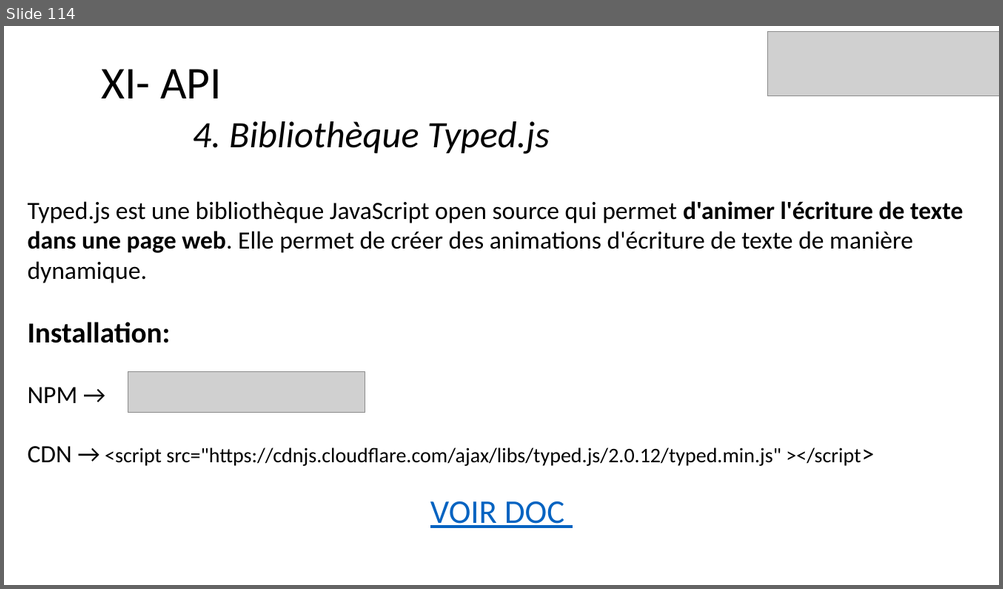
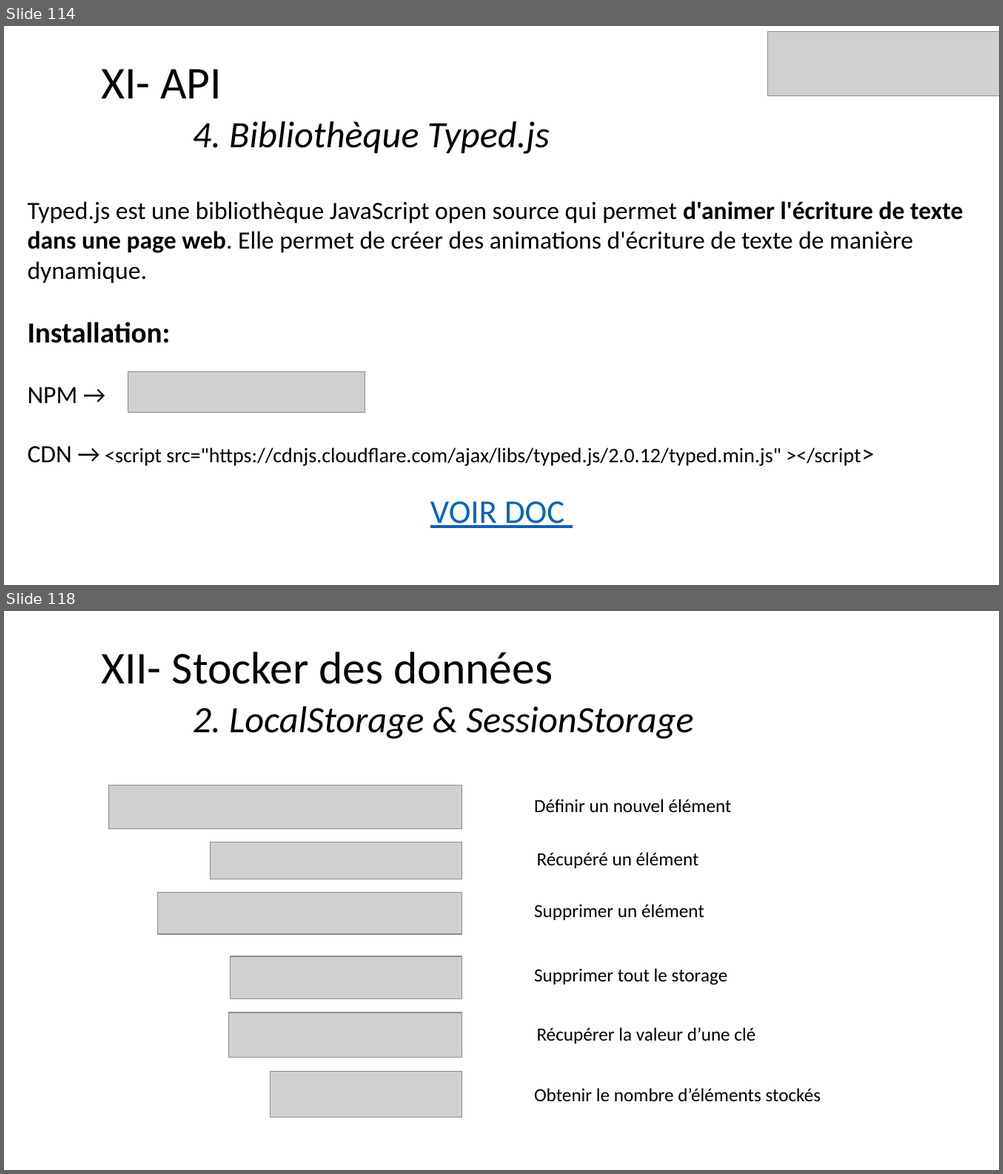
Before and after one commit to ArMb57/JavaScript, a slide deck: cours.pptx. Shown one above the other, each under a label of ours: slide 114 before the commit, slides 114 and 118 after it; the slides between them are not shown. The pictures are 1003x589 and 1003x1174 pixels, drawn with LibreOffice and Linux fonts; fonts in the diff are those of the drawing; grey boxes stand for pictures. Boxes give left, top, right and bottom in pixels: in the first picture for what was removed or moved away, otherwise in the second. Text is boxed around its words. In the diff, an @@ line names an element or a change of style, - is before the commit and + after.

Commit message:
localStorage + exo themes

```diff
--- a/cours.pptx
+++ b/cours.pptx
@@ slide 118 added at [4,611,999,1170], background #FFFFFF @@
@@ title added at [101,652,693,739], 36 pt, text #000000, italic @@
+XII- Stocker des données
+2. LocalStorage & SessionStorage
@@ picture added at [109,785,462,829] @@
@@ text added at [534,799,731,812], 18 pt, text #000000 @@
+Définir un nouvel élément
@@ picture added at [210,843,462,880] @@
@@ text added at [537,852,699,869], 18 pt, text #000000 @@
+Récupéré un élément
@@ picture added at [157,892,461,934] @@
@@ text added at [534,904,704,920], 18 pt, text #000000 @@
+Supprimer un élément
@@ picture added at [230,957,461,999] @@
@@ text added at [534,968,728,985], 18 pt, text #000000 @@
+Supprimer tout le storage
@@ picture added at [228,1013,462,1058] @@
@@ text added at [537,1028,755,1044], 18 pt, text #000000 @@
+Récupérer la valeur d’une clé
@@ picture added at [270,1071,462,1117] @@
@@ text added at [534,1088,821,1102], 18 pt, text #000000 @@
+Obtenir le nombre d’éléments stockés
```
Also in this commit, not shown: 5 other slides added, 3 other files.
